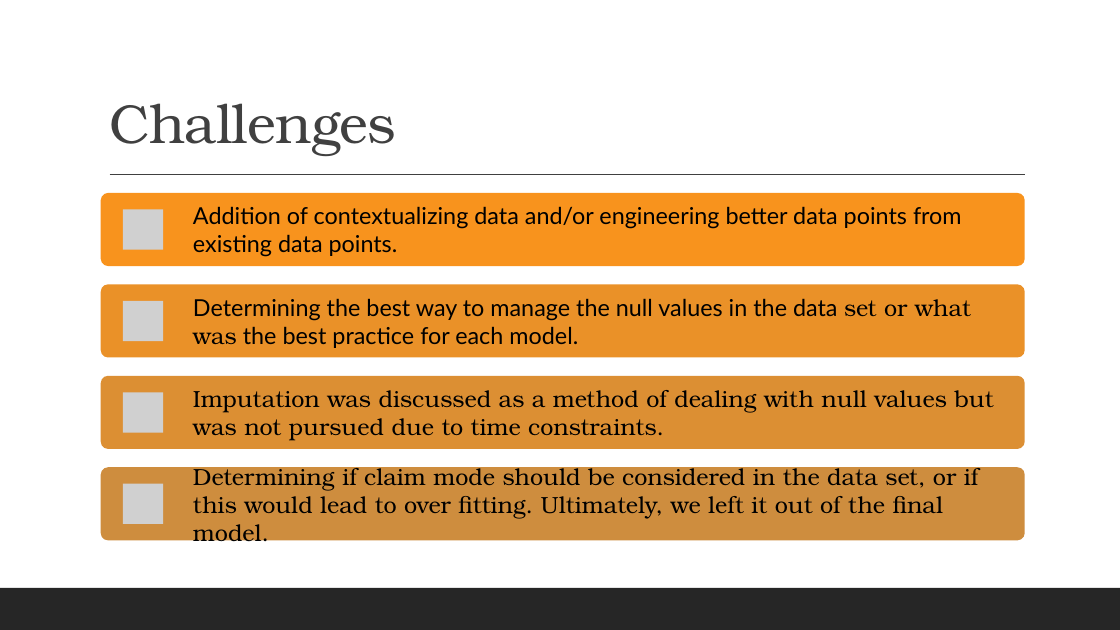
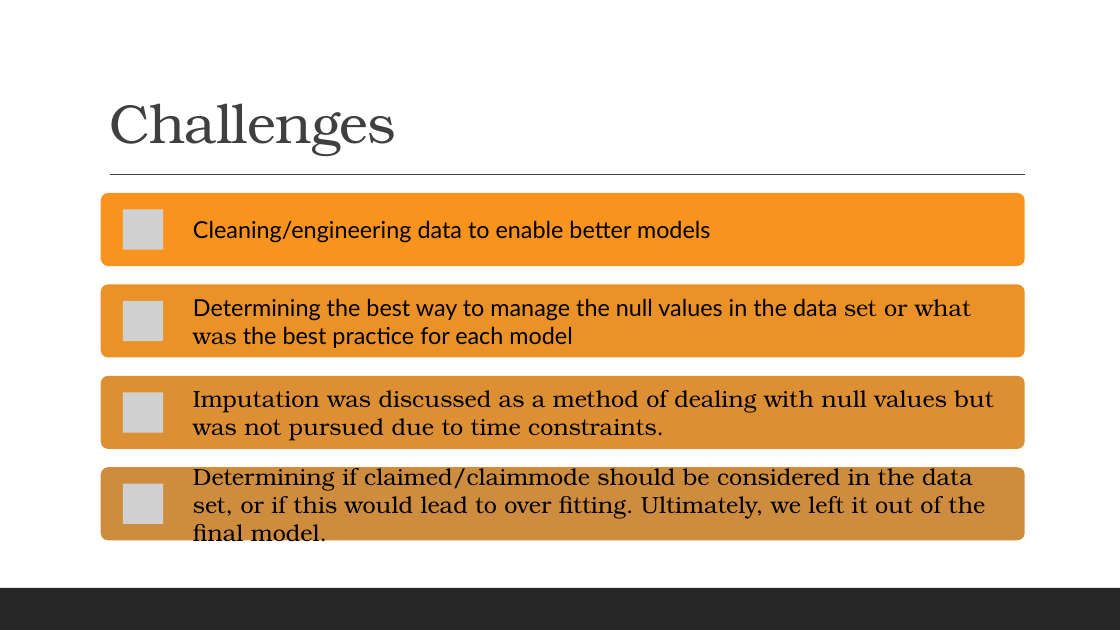
Before and after one commit to ECON8310/Final, a slide deck: slide 14 of Final Presentation.pptx. Drawn at 1120x630 pixels with LibreOffice and Linux fonts; fonts in the diff are those of the drawing; grey boxes stand for pictures. Boxes give left, top, right and bottom in pixels: in the first picture for what was removed or moved away, otherwise in the second. Text is boxed around its words. In the diff, an @@ line names an element or a change of style, - is before the commit and + after.

Commit message:
Updated presentation slides

```diff
--- a/Final Presentation.pptx
+++ b/Final Presentation.pptx
@@ text at (193,220,710,243): text changed @@
-Addition of contextualizing data and/or engineering better data points from existing data points.
+Cleaning/engineering data to enable better models
@@ text at (193,298,971,348): text changed @@
-Determining the best way to manage the null values in the data set or what was the best practice for each model.
+Determining the best way to manage the null values in the data set or what was the best practice for each model
@@ text at (193,463,985,546): text changed @@
-Determining if claim mode should be considered in the data set, or if this would lead to over fitting. Ultimately, we left it out of the final model.
+Determining if claimed/claimmode should be considered in the data set, or if this would lead to over fitting. Ultimately, we left it out of the final model.
```
Also in this commit, not shown: 6 other slides changed.
